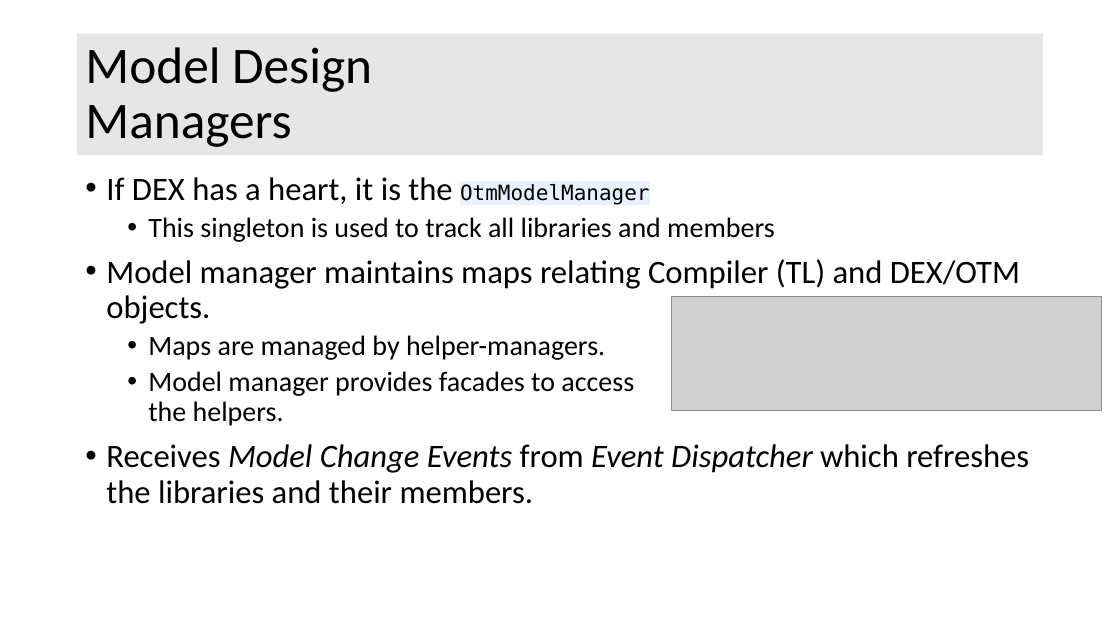
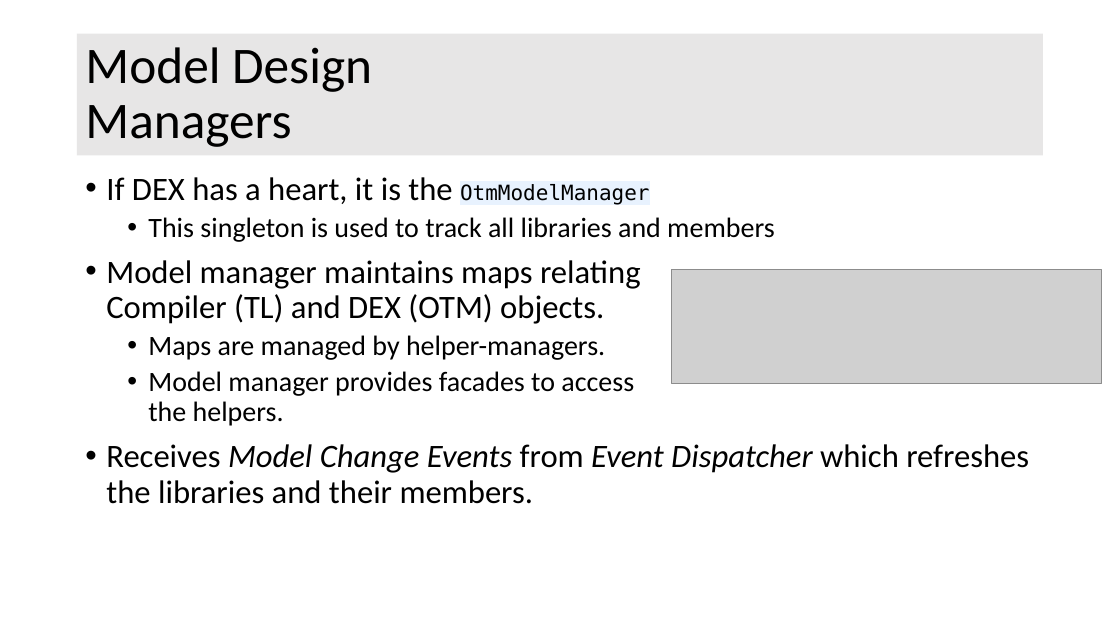
Before and after one commit to OpenTravel/OTM-DE-Utilities, a slide deck: slide 28 of otm-dex/OTM-DEX Architecture.pptx. Drawn at 1120x630 pixels with LibreOffice and Linux fonts; fonts in the diff are those of the drawing; grey boxes stand for pictures. Boxes give left, top, right and bottom in pixels: in the first picture for what was removed or moved away, otherwise in the second. Text is boxed around its words. In the diff, an @@ line names an element or a change of style, - is before the commit and + after.

```diff
--- a/otm-dex/OTM-DEX Architecture.pptx
+++ b/otm-dex/OTM-DEX Architecture.pptx
@@ text at [106,260,641,324]: text changed @@
-• Model manager maintains maps relating Compiler (TL) and DEX/OTM objects.
+• Model manager maintains maps relating
+  Compiler (TL) and DEX (OTM) objects.
@@ picture: place and size @@
-picture at [672,297,1102,411]
+picture at [672,269,1102,383]
```
Also in this commit, not shown: 3 other slides changed, 15 other files.
